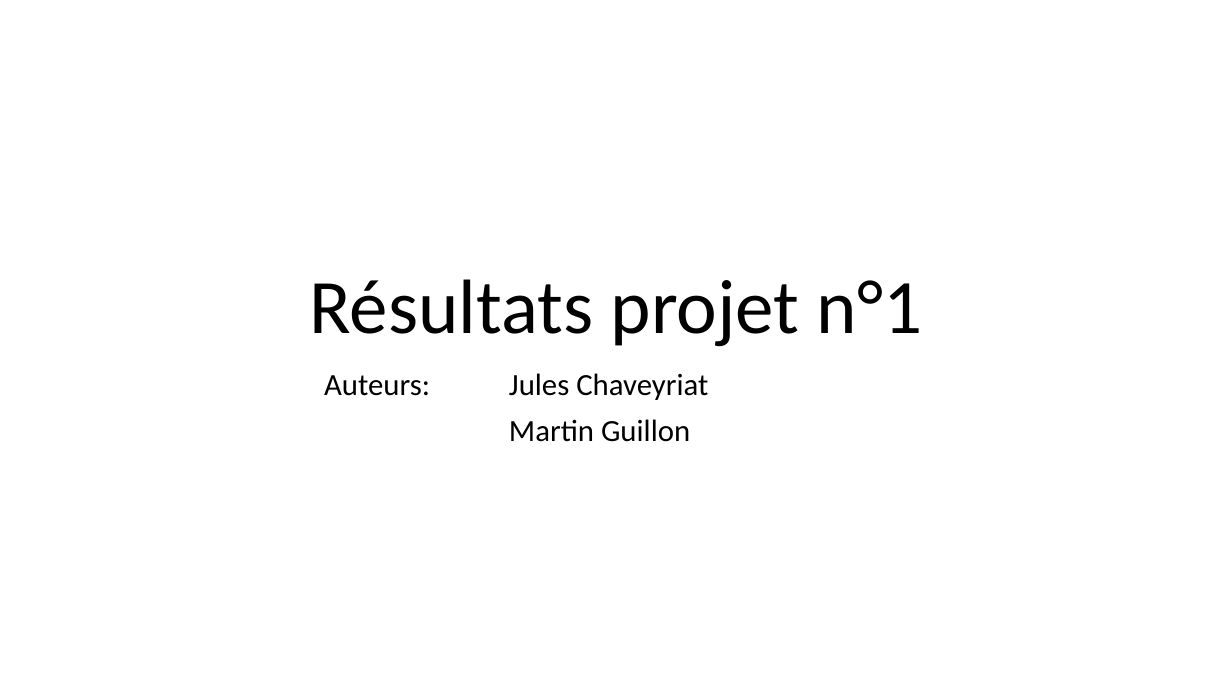
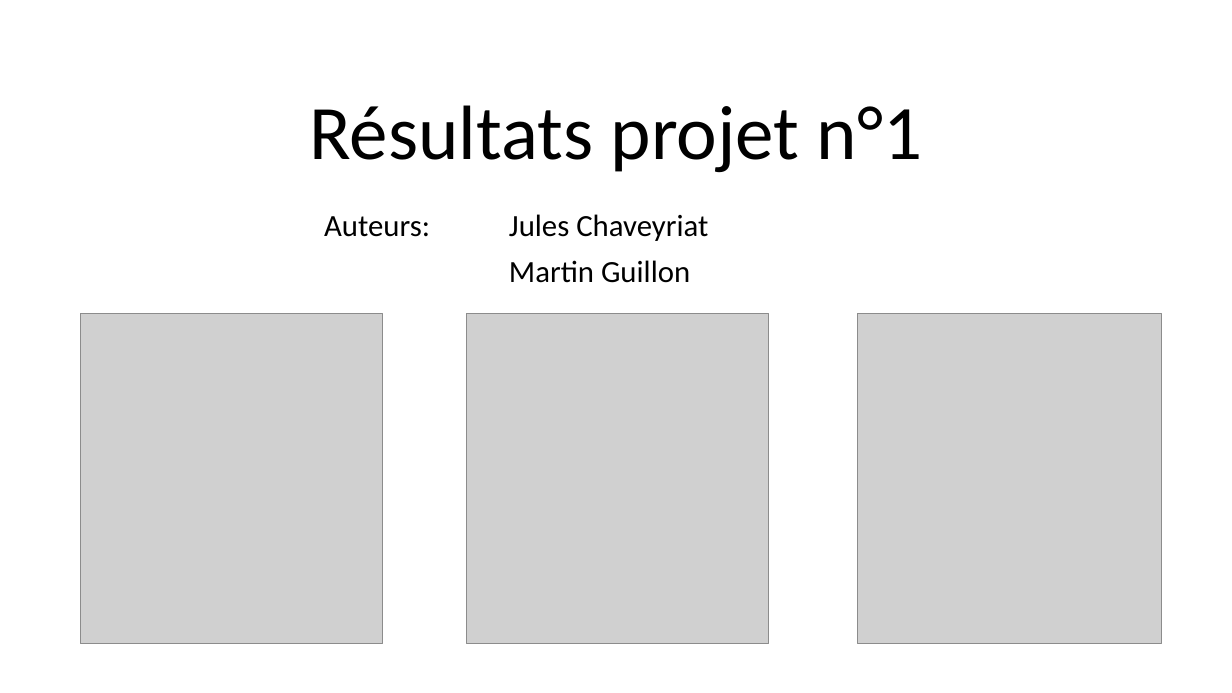
Before and after one commit to Tranchant2001/TC5, a slide deck: slide 1 of Résultats projet n°1.pptx. Drawn at 1232x693 pixels with LibreOffice and Linux fonts; fonts in the diff are those of the drawing; grey boxes stand for pictures. Boxes give left, top, right and bottom in pixels: in the first picture for what was removed or moved away, otherwise in the second. Text is boxed around its words. In the diff, an @@ line names an element or a change of style, - is before the commit and + after.

```diff
--- a/Résultats projet n°1.pptx
+++ b/Résultats projet n°1.pptx
@@ title "Résultats projet n°1": place and size @@
-title "Résultats projet n°1" at (309, 279, 922, 347)
+title "Résultats projet n°1" at (309, 105, 922, 173)
@@ subtitle "Auteurs: Jules Chaveyriat": place and size @@
-subtitle "Auteurs: Jules Chaveyriat" at (324, 373, 708, 442)
+subtitle "Auteurs: Jules Chaveyriat" at (324, 214, 708, 283)
@@ picture added at (80, 313, 384, 644) @@
@@ picture added at (467, 313, 770, 644) @@
@@ picture added at (858, 313, 1162, 644) @@
```
Also in this commit, not shown: 1 other slide changed, 1 slide added, 1 other file.
